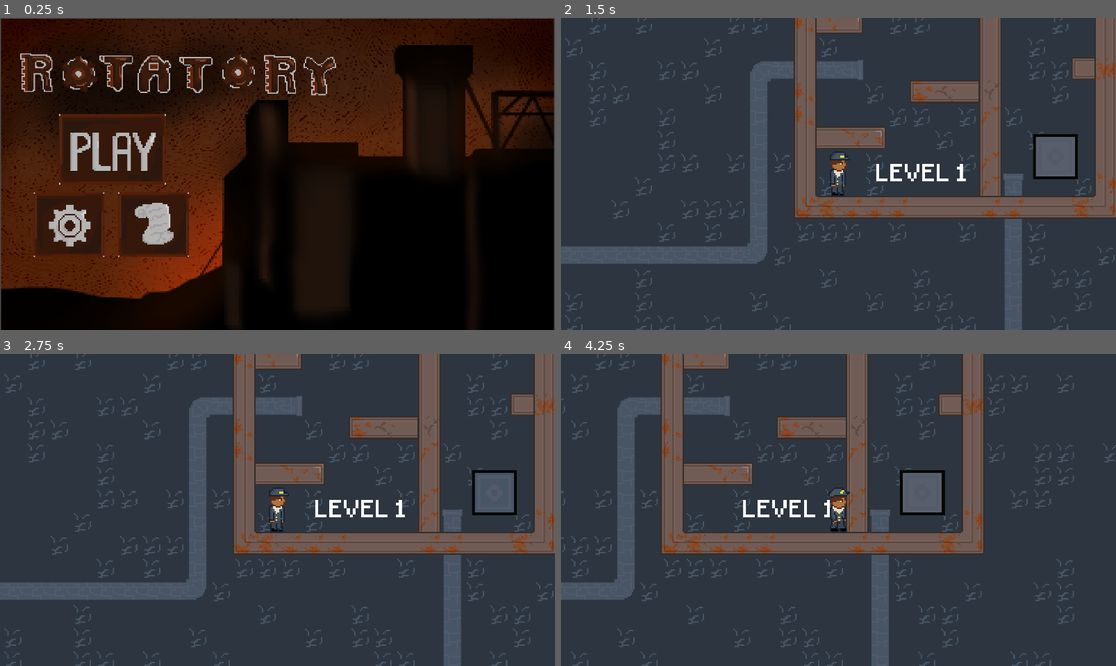
Above: before the commit, frames 1-4 (two rows, left to right).
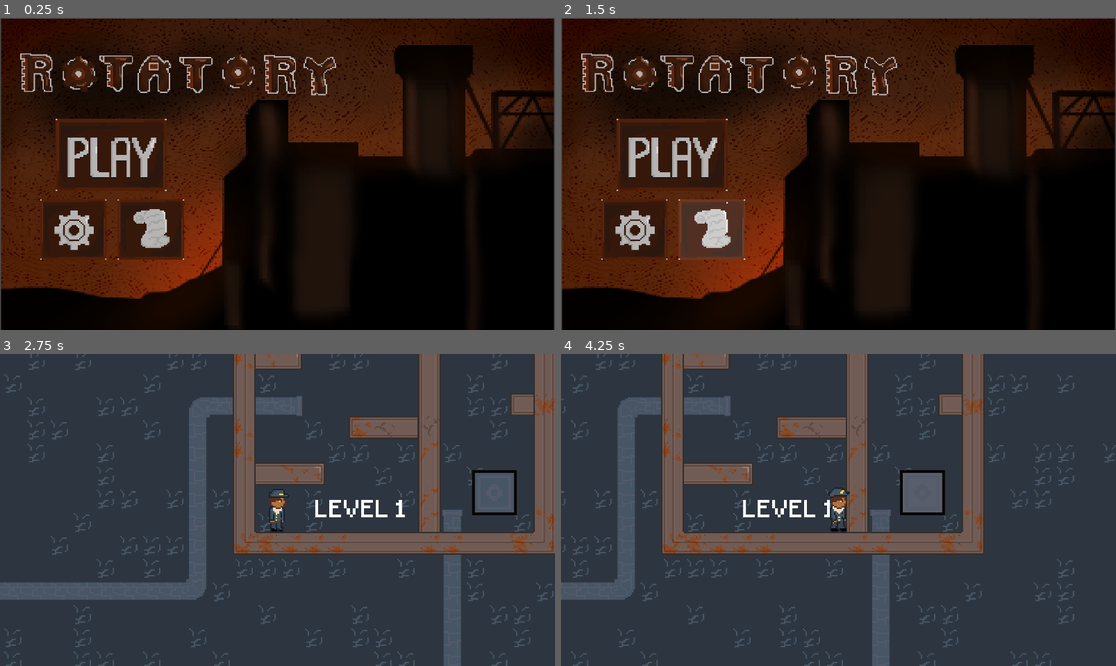
Above: after the commit, the same moments.

Repository: aaravrhino/YGDAGameJam26
Game: Godot game, scene res://scenes/game.tscn
Two runs of this game, one before a commit and one after it. Both use one fixed random seed, a clock stepped at 60 frames per second and the inputs below.
Inputs (mouse positions are in pixels of both pictures, inside the frame that each line leads up to):
- Up to frame 1 (0.25 s): no input
- Up to frame 2 (1.5 s): click (633, 230) at 0.52 s; click (710, 230) at 1.27 s
- Up to frame 3 (2.75 s): click (111, 488) at 2.02 s
- Up to frame 4 (4.25 s): hold Right (move_right) from 2.78 s (still down); tap Space (action_jump) at 3.02, 3.77 s

The runs differ from the first frame. In frame 1, 3.9% of the frame differs, in the area x 6-35%, y 30-78%; in frame 2, 100%, in the area x 0-100%, y 0-100%; in frame 3, 0.1%; in frame 4, 0.4%.

Commit message:
Main Menu

Diff:
--- a/ygda-game-jam-26/scenes/game.tscn
+++ b/ygda-game-jam-26/scenes/game.tscn
@@ -1,9 +1,7 @@
 [gd_scene format=3 uid="uid://0hvw5gv8vv4w"]
 
 [ext_resource type="PackedScene" uid="uid://dnn0ih7k2i3eh" path="res://scenes/main_menu.tscn" id="1_uwrxv"]
-[ext_resource type="Script" uid="uid://dfapahldbglc" path="res://scenes/main_menu.gd" id="2_yqjtg"]
 
 [node name="game" type="Node2D" unique_id=1353156351]
 
 [node name="Control" parent="." unique_id=1278612928 instance=ExtResource("1_uwrxv")]
-script = ExtResource("2_yqjtg")
--- a/ygda-game-jam-26/scenes/main_menu.gd
+++ /dev/null
@@ -1,6 +0,0 @@
-extends Control
-
-func _ready() -> void:
-	await get_tree().create_timer(1.0).timeout
-	print("done")
-	get_tree().change_scene_to_file("res://scenes/Levels/level_1.tscn")
--- a/ygda-game-jam-26/scenes/main_menu.tscn
+++ b/ygda-game-jam-26/scenes/main_menu.tscn
@@ -1,5 +1,6 @@
 [gd_scene format=3 uid="uid://dnn0ih7k2i3eh"]
 
+[ext_resource type="Script" uid="uid://crel4kswipb4n" path="res://scripts/menubuttons.gd" id="1_jk1qb"]
 [ext_resource type="Texture2D" uid="uid://bdstpf4o0s0jw" path="res://assets/Main Menu/2026_10_12_0mb_Kleki.png" id="1_rtw2f"]
 [ext_resource type="Texture2D" uid="uid://8megjbnmf5p1" path="res://assets/Main Menu/A_font.png" id="2_oa1go"]
 [ext_resource type="Texture2D" uid="uid://cdrmkwc0bl1p4" path="res://assets/Main Menu/O_font.png" id="3_tbmy8"]
@@ -7,14 +8,19 @@
 [ext_resource type="Texture2D" uid="uid://cfv8pbefvsa0y" path="res://assets/Main Menu/T_font.png" id="5_5dd4i"]
 [ext_resource type="Texture2D" uid="uid://f8lh0ps3syer" path="res://assets/Main Menu/Y_font.png" id="6_lgwnu"]
 [ext_resource type="Texture2D" uid="uid://dk3cjy2qnhx5r" path="res://assets/Main Menu/2026_10_12_0nl_Kleki.png" id="7_jk1qb"]
+[ext_resource type="Texture2D" uid="uid://b1q2vjlsn1kos" path="res://assets/Main Menu/Play_highlight.png" id="7_rcqid"]
 [ext_resource type="Texture2D" uid="uid://do2tu3vpvcm1p" path="res://assets/Main Menu/2026_10_12_0nz_Kleki.png" id="8_5dd4i"]
 [ext_resource type="Texture2D" uid="uid://c4wwiyfd1ucxh" path="res://assets/Main Menu/2026_10_12_0nz_Kleki_2.png" id="9_lgwnu"]
+[ext_resource type="Texture2D" uid="uid://cx3ijeqvl0xpn" path="res://assets/Main Menu/Credits_highlight.png" id="10_7b55j"]
+[ext_resource type="Texture2D" uid="uid://b5dqc4fbwqtk1" path="res://assets/Main Menu/Settings_highlight.png" id="12_5pajh"]
+[ext_resource type="AudioStream" uid="uid://badvu5pqb2xd8" path="res://assets/Music/Level.mp3" id="14_7b55j"]
 
 [node name="Control" type="Control" unique_id=1278612928]
 layout_mode = 3
 anchors_preset = 0
 offset_right = 40.0
 offset_bottom = 40.0
+script = ExtResource("1_jk1qb")
 
 [node name="TextureRect" type="TextureRect" parent="." unique_id=638282604]
 layout_mode = 0
@@ -24,57 +30,79 @@
 offset_bottom = 1086.0
 texture = ExtResource("1_rtw2f")
 
-[node name="Sprite2D" type="Sprite2D" parent="." unique_id=845341642]
+[node name="A" type="Sprite2D" parent="." unique_id=845341642]
 position = Vector2(532, 190)
 scale = Vector2(4.3124995, 4.3124995)
 texture = ExtResource("2_oa1go")
 
-[node name="Sprite2D2" type="Sprite2D" parent="." unique_id=1421344487]
+[node name="O" type="Sprite2D" parent="." unique_id=1421344487]
 position = Vector2(273, 192)
 scale = Vector2(4.3124995, 4.3124995)
 texture = ExtResource("3_tbmy8")
 
-[node name="Sprite2D8" type="Sprite2D" parent="." unique_id=1343674007]
+[node name="O2" type="Sprite2D" parent="." unique_id=1343674007]
 position = Vector2(825, 187.00002)
 scale = Vector2(4.3124995, 4.3124995)
 texture = ExtResource("3_tbmy8")
 
-[node name="Sprite2D3" type="Sprite2D" parent="." unique_id=1043202298]
+[node name="R" type="Sprite2D" parent="." unique_id=1043202298]
 position = Vector2(130, 187.00002)
 scale = Vector2(4.3124995, 4.3124995)
 texture = ExtResource("4_jk1qb")
 
-[node name="Sprite2D6" type="Sprite2D" parent="." unique_id=652692605]
+[node name="R2" type="Sprite2D" parent="." unique_id=652692605]
 position = Vector2(973, 193.0001)
 scale = Vector2(4.3124995, 4.3124995)
 texture = ExtResource("4_jk1qb")
 
-[node name="Sprite2D4" type="Sprite2D" parent="." unique_id=1852759020]
+[node name="T" type="Sprite2D" parent="." unique_id=1852759020]
 position = Vector2(680, 195.00002)
 scale = Vector2(4.3124995, 4.3124995)
 texture = ExtResource("5_5dd4i")
 
-[node name="Sprite2D7" type="Sprite2D" parent="." unique_id=1878909458]
+[node name="T2" type="Sprite2D" parent="." unique_id=1878909458]
 position = Vector2(404.00003, 190)
 scale = Vector2(4.3124995, 4.3124995)
 texture = ExtResource("5_5dd4i")
 
-[node name="Sprite2D5" type="Sprite2D" parent="." unique_id=1919642915]
+[node name="Y" type="Sprite2D" parent="." unique_id=1919642915]
 position = Vector2(1106, 199.00008)
 scale = Vector2(4.3124995, 4.3124995)
 texture = ExtResource("6_lgwnu")
 
-[node name="Sprite2D9" type="Sprite2D" parent="." unique_id=723163139]
-position = Vector2(389, 449)
-scale = Vector2(5.7929683, 5.7929683)
-texture = ExtResource("7_jk1qb")
+[node name="Play" type="TextureButton" parent="." unique_id=1186508926]
+layout_mode = 0
+offset_left = 192.0
+offset_top = 276.0
+offset_right = 256.0
+offset_bottom = 340.0
+scale = Vector2(6, 6)
+texture_normal = ExtResource("7_jk1qb")
+texture_hover = ExtResource("7_rcqid")
 
-[node name="Sprite2D10" type="Sprite2D" parent="." unique_id=1822608034]
-position = Vector2(531, 715)
-scale = Vector2(5.335937, 5.335937)
-texture = ExtResource("8_5dd4i")
+[node name="Settings" type="TextureButton" parent="." unique_id=1061368272]
+layout_mode = 0
+offset_left = 94.0
+offset_top = 572.0
+offset_right = 158.0
+offset_bottom = 636.0
+scale = Vector2(5, 5)
+texture_normal = ExtResource("9_lgwnu")
+texture_hover = ExtResource("12_5pajh")
 
-[node name="Sprite2D11" type="Sprite2D" parent="." unique_id=1366064321]
-position = Vector2(238.99998, 716)
-scale = Vector2(5.335937, 5.335937)
-texture = ExtResource("9_lgwnu")
+[node name="Credits" type="TextureButton" parent="." unique_id=958469842]
+layout_mode = 0
+offset_left = 362.0
+offset_top = 572.0
+offset_right = 426.0
+offset_bottom = 636.0
+scale = Vector2(5, 5)
+texture_normal = ExtResource("8_5dd4i")
+texture_hover = ExtResource("10_7b55j")
+
+[node name="AudioStreamPlayer" type="AudioStreamPlayer" parent="." unique_id=1354731291]
+stream = ExtResource("14_7b55j")
+
+[connection signal="pressed" from="Play" to="." method="_on_play_pressed"]
+[connection signal="pressed" from="Settings" to="." method="_on_settings_pressed"]
+[connection signal="pressed" from="Credits" to="." method="_on_credits_pressed"]
--- /dev/null
+++ b/ygda-game-jam-26/scripts/menubuttons.gd
@@ -0,0 +1,19 @@
+extends Control
+
+
+@onready var player: AudioStreamPlayer = $AudioStreamPlayer
+
+
+func _ready() -> void:
+	player.play()
+
+func _on_settings_pressed() -> void:
+	pass
+
+
+func _on_play_pressed() -> void:
+	player.stop()
+	get_tree().change_scene_to_file("res://scenes/Levels/level_1.tscn")
+
+func _on_credits_pressed() -> void:
+	pass
Binary file added: ygda-game-jam-26/assets/Main Menu/Credits_highlight.png
Not shown, added: ygda-game-jam-26/assets/Main Menu/Credits_highlight.png.import
Binary file added: ygda-game-jam-26/assets/Main Menu/Play_highlight.png
Not shown, added: ygda-game-jam-26/assets/Main Menu/Play_highlight.png.import
Binary file added: ygda-game-jam-26/assets/Main Menu/Settings_highlight.png
Not shown, added: ygda-game-jam-26/assets/Main Menu/Settings_highlight.png.import
Not shown, added: ygda-game-jam-26/assets/Music/Level.mp3.import
Binary file added: ygda-game-jam-26/assets/Train/T1.png
Not shown, added: ygda-game-jam-26/assets/Train/T1.png.import
Binary file added: ygda-game-jam-26/assets/Train/T10.png
Not shown, added: ygda-game-jam-26/assets/Train/T10.png.import
Binary file added: ygda-game-jam-26/assets/Train/T11 (1).png
(and 26 more such lines)
